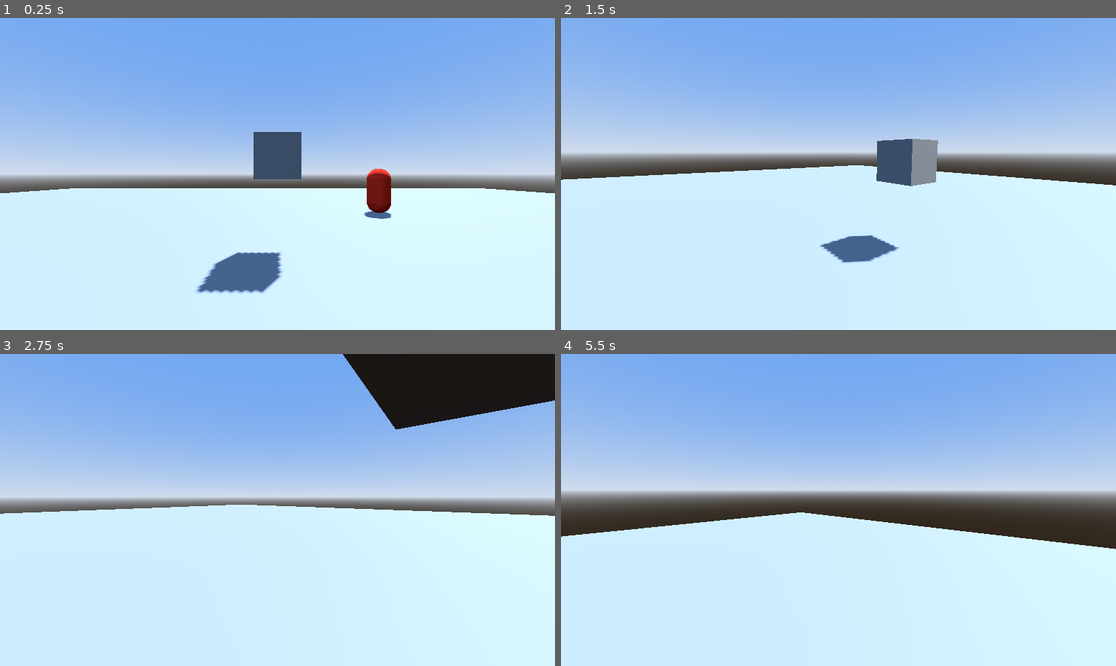
Above: before the commit, frames 1-4 (two rows, left to right).
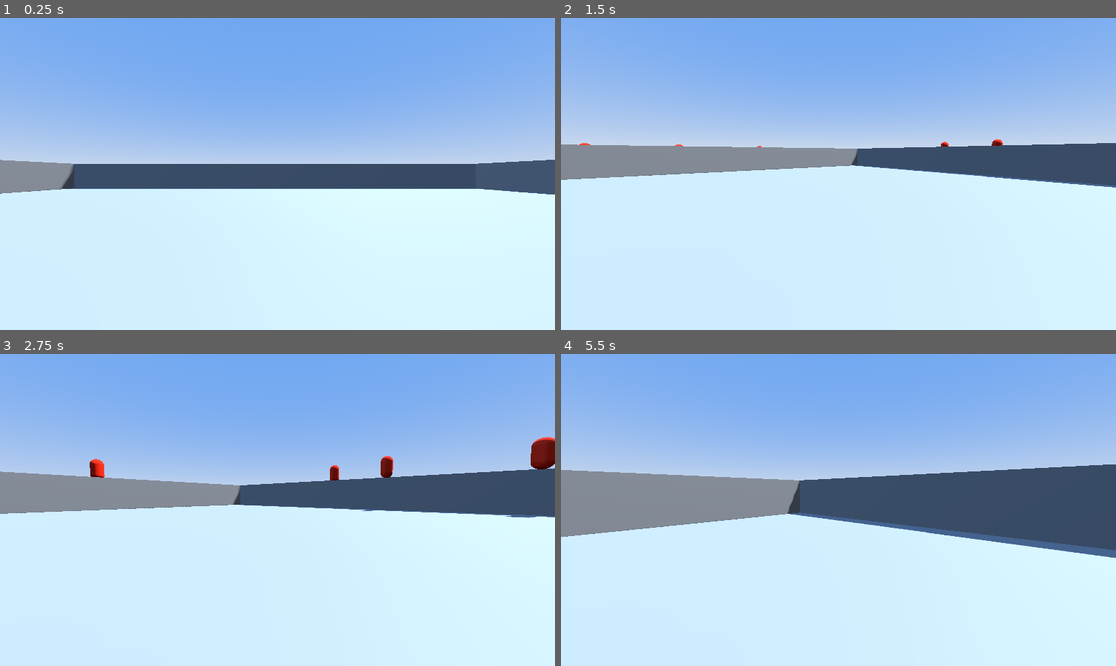
Above: after the commit, the same moments.

Repository: SlipperyMarker/UndeadsAwaitFirstExperiment
Game: Godot game, scene res://Scene/TestingGround.tscn
The game is run twice, just before and just after one commit, with the same random seed, the same clock (stepped at 60 frames per second) and the same inputs.
Inputs (mouse positions are in pixels of both pictures, inside the frame that each line leads up to):
- Up to frame 1 (0.25 s): no input
- Up to frame 2 (1.5 s): tap Enter at 0.5 s; move the mouse to (960, 158) at 0.52 s; press the mouse at (960, 158) at 0.53 s; hold D (MoveRight) 0.53-1.28 s; tap Space (Jump) at 0.77 s; move the mouse to (810, 174) at 1.27 s; release the mouse at (810, 174) at 1.28 s; hold W (MoveForward) from 1.28 s (still down); tap Ctrl (Crouch) at 1.35 s
- Up to frame 3 (2.75 s): keep holding W (MoveForward); tap Space (Jump) at 1.52 s; click (249, 510) at 1.55 s; move the mouse to (288, 503) at 2.02 s; hold Shift (MoveFast) from 2.03 s (still down); click (288, 503) at 2.3 s
- Up to frame 4 (5.5 s): keep holding W (MoveForward); move the mouse to (832, 516) at 2.77 s; release Shift (MoveFast) at 2.78 s; click (832, 516) at 2.85 s; tap Space (Jump) at 3.02, 3.77, 4.52 s; move the mouse to (877, 513) at 3.52 s; press the mouse at (877, 513) at 3.53 s; move the mouse to (794, 506) at 4.27 s; release the mouse at (794, 506) at 4.28 s; tap Ctrl (Crouch) at 4.35 s; click (794, 506) at 4.55 s; move the mouse to (844, 510) at 5.02 s; hold Shift (MoveFast) from 5.03 s (still down); click (844, 510) at 5.3 s

The runs differ from the first frame. In frame 1, 11% of the frame differs, in the area x 0-100%, y 36-89%; in frame 2, 9.8%; in frame 3, 18%; in frame 4, 18%, in the area x 0-100%, y 35-66%.

Commit message:
i have no mouth and i most scream
end the suffering end the suffering end the suffering end the suffering end the suffering end the suffering end the suffering end the suffering end the suffering end the suffering end the suffering end the suffering end the suffering end the suffering end the suffering end the suffering end the suffering end the suffering end the suffering end the suffering end the suffering end the suffering end the suffering end the suffering

Diff:
--- a/Code/HostileNormalBrain.gd
+++ b/Code/HostileNormalBrain.gd
@@ -4,8 +4,8 @@
 #-----Variables-----#
 #Editor-Accesible Variables (you'll thank yourself later)
 @export_category("Dynamic Values")
-@export var MaxHealth:float=3
-@export var Health:float=3
+@export var MaxHealth:float=7
+@export var Health:float=7
 @export var Damage:float=1.5
 @export_category("Hostile Movement Properties")
 @export var Speed:float=5
@@ -13,3 +13,48 @@
 @export var DashDistance:float=5
 @export var SprintMultiplier:float=1.25
 @export var Stamina:float=10
+@export var rot_speed: float = 6.0
+@export var stop_dist: float = 1.5
+@onready var Player=%RootPlayer
+var ok:=true
+#Logics
+func _process(delta: float) -> void:
+	if %RayCast3D.is_colliding():
+		var Collided:Node=%RayCast3D.get_collider()
+		if Collided and is_instance_valid(Collided) and Collided.has_method("DamageMe"):
+			Collided.DamageMe(Damage)
+	if self.position.y<=-5 and is_instance_valid(self):
+		queue_free()
+		print("free")
+func DamageMe(addedDamage:float)->void:
+	Health-=addedDamage
+	if Health<=0:
+		KillMe()
+	ok=false
+	apply_impulse(basis.y*5, basis.z*0.05)
+	await get_tree().create_timer(3.5).timeout
+	ok=true
+func KillMe()->void:
+	self.queue_free()
+
+#Ai-generated code because i am running out of time
+func _integrate_forces(s):
+	if ok:
+		rotation.x=0
+		rotation.z=0
+		if not Player: return
+		var to = Player.global_position - global_position
+		var dist = to.length()
+		# Rotate toward player
+		if dist > 0.001:
+			var fwd = -global_transform.basis.z
+			var dir = to.normalized()
+			if fwd.dot(dir) < 0.9999:
+				var axis = fwd.cross(dir).normalized()
+				if axis.length() < 0.001: axis = Vector3.UP
+				s.angular_velocity = axis * min(fwd.angle_to(dir) / s.step, rot_speed)
+			else:
+				s.angular_velocity = Vector3.ZERO
+		# Move toward player
+		s.linear_velocity = s.linear_velocity.lerp(
+			Vector3.ZERO if dist <= stop_dist else to.normalized() * Speed,0.15 if dist > stop_dist else 0.1)
--- a/Code/PlayerBrain.gd
+++ b/Code/PlayerBrain.gd
@@ -19,31 +19,58 @@
 const RotationSpeed:float=0.001
 @export_range(0.1,9.9) var RotationSpeedMultiplier:float=1
 @export var RotationVerticalClamp:=deg_to_rad(85)
-
+#temporary attack system properties
+@export_range(0,50,0.5) var AttackRangeSetter :float=20
+@export var PlayerDamage:float = 3
+var alive:=true
+var damaged:=false
+@export var DamageShield:float=2
 #-----Instanciation-----#
 #to use / interactw with the functions from another script, instanciate them here (outside of any functions). also check out static variables.
 var _PlayerMovement=PlayerMovement.new()
 var _PlayerMovementLook=PlayerMovementLook.new()
-
+var _HostileBrain=HostileBrain.new()
 #-----First-Time Call-----#
 
 func _ready() -> void:
 	#Setter Functions
 	_PlayerMovement.VarHandler(self,%Camera3D,%CollisionShape3DStanding,%CollisionShape3DCrouch,Speed,Velocity,JumpVelocity,DashDistance,SprintMultiplier,CrouchMultiplier,CrouchHeight,Stamina) #physical movement
 	_PlayerMovementLook.VarHandler(self,%Camera3D,RotationSpeed,RotationSpeedMultiplier,RotationVerticalClamp) #look around (mouse) movement
+	#variable setup
+	var AttackRange:float=AttackRangeSetter*-1
+	%RayCast3D.target_position.z=AttackRange
 
 #-----Per-Frame Call------#
 
 func _process(delta: float) -> void:
 	#"Walking" Movement
-	_PlayerMovement.InputHandler(delta)
+	if alive:
+		_PlayerMovement.InputHandler(delta)
+		move_and_slide()
 	_PlayerMovement.GravityHandler(delta)
 	#relocated "move_and_slide()" to this script after asking deepseek about the movement code and if the class it extends …(215 unchanged characters)…
-	move_and_slide()
 
 func _physics_process(delta: float) -> void:
 	#Camera Movement (its a little bit bad, there's a "Rubber band" effect when you drag your mouse too hard / fast and hit the vertical degree limit: it overshoots then corrects its self its kinda annoying.)
-	_PlayerMovementLook.MovementHandler()
+	if alive:
+		_PlayerMovementLook.MovementHandler()
+	#temporary Enemy Attacker Handler
+		if %RayCast3D.is_colliding():
+			var Collided:Node=%RayCast3D.get_collider()
+			if Collided and is_instance_valid(Collided) and Input.is_action_just_pressed("Select") and Collided.has_method("DamageMe"):
+				Collided.DamageMe(PlayerDamage)
+
+func DamageMe(EnemyDamage)->void:
+	if !damaged:
+		print("attacked!")
+		Health-=EnemyDamage
+		damaged=true
+		await get_tree().create_timer(DamageShield).timeout
+		damaged=false
+	if Health<=0:
+		KillMe()
+func KillMe()->void:
+	alive=false
 
 #-----Per-Input Call-----#
 
--- /dev/null
+++ b/Code/SpawnHostileNormal.gd
@@ -0,0 +1,19 @@
+extends Node3D
+@export var Cooldown :=21.5
+var spawnenable:=true
+var HostileScript=HostileBrain.new()
+@export var player:Node
+# Called every frame. 'delta' is the elapsed time since the previous frame.
+func _process(delta: float) -> void:
+	"""if spawnenable:
+		for i in 10:
+			SpawnZombie()
+		spawnenable=false
+		await get_tree().create_timer(Cooldown).timeout
+		spawnenable=true
+"""
+func SpawnZombie()->void:
+	var NewEnemy = preload("res://Prefab/Entity/HostileNormal.tscn").instantiate()
+	%PathFollow3D.progress_ratio = randf()
+	add_child(NewEnemy)  # Now it's in the tree
+	NewEnemy.global_position = %PathFollow3D.global_position
--- a/Prefab/Character/Player.tscn
+++ b/Prefab/Character/Player.tscn
@@ -22,12 +22,18 @@
 axis_lock_angular_z = true
 script = ExtResource("1_fr4uk")
 RotationSpeedMultiplier = 3.051
+AttackRangeSetter = 37.5
 
 [node name="Camera3D" type="Camera3D" parent="." unique_id=519775748]
 unique_name_in_owner = true
 transform = Transform3D(1, 0, 0, 0, 1, 0, 0, 0, 1, 0, 0.75, 0)
 cull_mask = 524287
 current = true
+
+[node name="RayCast3D" type="RayCast3D" parent="Camera3D" unique_id=1715435344]
+unique_name_in_owner = true
+transform = Transform3D(1, 0, 0, 0, 1, 0, 0, 0, 1, 0, -0.18, 0)
+collision_mask = 4
 
 [node name="CollisionShape3DStanding" type="CollisionShape3D" parent="." unique_id=203953192]
 unique_name_in_owner = true
--- a/Prefab/Entity/HostileNormal.tscn
+++ b/Prefab/Entity/HostileNormal.tscn
@@ -20,3 +20,8 @@
 
 [node name="CollisionShape3D" type="CollisionShape3D" parent="." unique_id=1576014454]
 shape = SubResource("CapsuleShape3D_dcp6d")
+
+[node name="RayCast3D" type="RayCast3D" parent="." unique_id=630875987]
+unique_name_in_owner = true
+target_position = Vector3(0, 0, -2)
+collision_mask = 2
--- /dev/null
+++ b/Prefab/NonInteractable/GroundMesh.tscn
@@ -0,0 +1,16 @@
+[gd_scene format=3 uid="uid://dyqfg366jek18"]
+
+[sub_resource type="PlaneMesh" id="PlaneMesh_f56lk"]
+size = Vector2(50, 50)
+
+[sub_resource type="ConvexPolygonShape3D" id="ConvexPolygonShape3D_6ti6y"]
+points = PackedVector3Array(-25, 0, -25, -25, 0, 25, 25, 0, -25, 25, 0, 25)
+
+[node name="MeshGround" type="MeshInstance3D" unique_id=2113980933]
+mesh = SubResource("PlaneMesh_f56lk")
+
+[node name="StaticBody3D" type="StaticBody3D" parent="." unique_id=1844325826]
+collision_mask = 0
+
+[node name="CollisionShape3D" type="CollisionShape3D" parent="StaticBody3D" unique_id=1211973789]
+shape = SubResource("ConvexPolygonShape3D_6ti6y")
--- a/Scene/TestingGround.tscn
+++ b/Scene/TestingGround.tscn
@@ -1,13 +1,9 @@
 [gd_scene format=3 uid="uid://dnyoqqvu2qjht"]
 
+[ext_resource type="Script" uid="uid://syivbrykmoro" path="res://Code/SpawnHostileNormal.gd" id="1_4ri7c"]
 [ext_resource type="PackedScene" uid="uid://dcvx6mwanr8ij" path="res://Prefab/Character/Player.tscn" id="1_ohjr4"]
+[ext_resource type="PackedScene" uid="uid://dyqfg366jek18" path="res://Prefab/NonInteractable/GroundMesh.tscn" id="2_4ri7c"]
 [ext_resource type="PackedScene" uid="uid://dgcra1cy8ecq0" path="res://Prefab/Entity/HostileNormal.tscn" id="2_fi3qu"]
-
-[sub_resource type="PlaneMesh" id="PlaneMesh_f56lk"]
-size = Vector2(50, 50)
-
-[sub_resource type="ConvexPolygonShape3D" id="ConvexPolygonShape3D_6ti6y"]
-points = PackedVector3Array(-25, 0, -25, -25, 0, 25, 25, 0, -25, 25, 0, 25)
 
 [sub_resource type="ProceduralSkyMaterial" id="ProceduralSkyMaterial_6ti6y"]
 sky_top_color = Color(0.43010014, 0.6501944, 0.9486361, 1)
@@ -24,26 +20,23 @@
 ssao_enabled = true
 glow_enabled = true
 
-[node name="RootMaster" type="Node3D" unique_id=1856344525]
+[sub_resource type="Curve3D" id="Curve3D_4ri7c"]
+closed = true
+_data = {
+"points": PackedVector3Array(0, 0, 0, 0, 0, 0, 33.497585, -0.19203663, 20.674526, 0, 0, 0, 0, 0, 0, 32.762997, 0.06090355, -23.525982, 0, 0, 0, 0, 0, 0, 24.25294, 1.2732573, -33.428078, 0, 0, 0, 0, 0, 0, -23.145481, 1.286993, -33.3579, 0, 0, 0, 0, 0, 0, -31.82635, 0.6048298, -23.663528, 0, 0, 0, 0, 0, 0, -31.275785, 0.7934742, 20.84556, 0, 0, 0, 0, 0, 0, -22.866243, 1.3478165, 33.209297, 0, 0, 0, 0, 0, 0, 21.784557, 1.0168247, 34.80173),
+"tilts": PackedFloat32Array(0, 0, 0, 0, 0, 0, 0, 0)
+}
+point_count = 8
+
+[node name="RootMaster" type="Node3D" unique_id=1856344525 node_paths=PackedStringArray("player")]
+script = ExtResource("1_4ri7c")
+player = NodePath("RootPlayer")
 
 [node name="RootPlayer" parent="." unique_id=1418432344 instance=ExtResource("1_ohjr4")]
+unique_name_in_owner = true
 transform = Transform3D(1, 0, 0, 0, 1, 0, 0, 0, 1, 0, 1, 0)
 
 [node name="RootEnvironment" type="Node3D" parent="." unique_id=2004770224]
-
-[node name="MeshGround" type="MeshInstance3D" parent="RootEnvironment" unique_id=1171383636]
-mesh = SubResource("PlaneMesh_f56lk")
-
-[node name="StaticBody3D" type="StaticBody3D" parent="RootEnvironment/MeshGround" unique_id=225975344]
-collision_mask = 0
-
-[node name="CollisionShape3D" type="CollisionShape3D" parent="RootEnvironment/MeshGround/StaticBody3D" unique_id=2046557251]
-shape = SubResource("ConvexPolygonShape3D_6ti6y")
-
-[node name="CSGBox3D" type="CSGBox3D" parent="RootEnvironment/MeshGround" unique_id=1026388791]
-transform = Transform3D(1, 0, 0, 0, 1, 0, 0, 0, 1, 0, 2.1349924, -4.777769)
-use_collision = true
-collision_mask = 0
 
 [node name="LightDirectional" type="DirectionalLight3D" parent="RootEnvironment" unique_id=2144958780]
 transform = Transform3D(-0.8660254, -0.43301278, 0.25, 0, 0.49999997, 0.86602545, -0.50000006, 0.75, -0.43301266, 0, 0, 0)
@@ -52,5 +45,96 @@
 [node name="WorldEnvironment" type="WorldEnvironment" parent="RootEnvironment" unique_id=775454772]
 environment = SubResource("Environment_fkdi6")
 
-[node name="RootHostileNormal" parent="." unique_id=1284982535 instance=ExtResource("2_fi3qu")]
-transform = Transform3D(1, 0, 0, 0, 1, 0, 0, 0, 1, 4.5708055, 1, -9.1850815)
+[node name="ground" type="Node" parent="RootEnvironment" unique_id=812840005]
+
+[node name="MeshGround3" parent="RootEnvironment/ground" unique_id=2113980933 instance=ExtResource("2_4ri7c")]
+transform = Transform3D(0.9999999, 0, 0, 0, 0.97907454, -0.09055833, 0, 0.20350185, 0.4356882, 0, 0.825, 35.724632)
+
+[node name="MeshGround4" parent="RootEnvironment/ground" unique_id=1084901929 instance=ExtResource("2_4ri7c")]
+transform = Transform3D(0.9999999, 0, 0, 0, 0.9813664, 0.08550498, 0, -0.19214606, 0.4367081, 0, 0.825, -35.71749)
+
+[node name="MeshGround" parent="RootEnvironment/ground" unique_id=349308529 instance=ExtResource("2_4ri7c")]
+
+[node name="MeshGround6" parent="RootEnvironment/ground" unique_id=476034596 instance=ExtResource("2_4ri7c")]
+transform = Transform3D(-5.2453664e-09, -1, 0, 0.12, -4.371139e-08, 0, 0, 0, 1, 24.151287, 0, 0)
+
+[node name="MeshGround7" parent="RootEnvironment/ground" unique_id=1082046583 instance=ExtResource("2_4ri7c")]
+transform = Transform3D(5.2453664e-09, 1, -8.742278e-08, 0.12, -4.371139e-08, 0, -4.585645e-16, -8.742278e-08, -1, -24.810844, 0, 0)
+
+[node name="MeshGround8" parent="RootEnvironment/ground" unique_id=2052950831 instance=ExtResource("2_4ri7c")]
+transform = Transform3D(2.2928226e-16, 4.371139e-08, 1, 0.12, -4.371139e-08, 0, 5.2453664e-09, 1, -4.371139e-08, 0, 0, -24.779478)
+
+[node name="MeshGround9" parent="RootEnvironment/ground" unique_id=1471462990 instance=ExtResource("2_4ri7c")]
+transform = Transform3D(2.2928226e-16, 4.371139e-08, -1, 0.12, -4.371139e-08, 0, -5.2453664e-09, -1, -4.371139e-08, 0, 0, 24.974783)
+
+[node name="MeshGround2" parent="RootEnvironment/ground" unique_id=35436296 instance=ExtResource("2_4ri7c")]
+transform = Transform3D(0.25529, 0.32556817, 0, -0.0879034, 0.94551855, 0, 0, 0, 1, 30.5439, 0.825, 0)
+
+[node name="MeshGround5" parent="RootEnvironment/ground" unique_id=2032763182 instance=ExtResource("2_4ri7c")]
+transform = Transform3D(0.25542262, -0.3241375, 0, 0.08751712, 0.9460098, 0, 0, 0, 1, -31.183773, 0.825, 0)
+
+[node name="Path3D" type="Path3D" parent="." unique_id=274034335]
+transform = Transform3D(0.635, 0, 0, 0, 0.635, 0, 0, 0, 0.635, 0, 4.165, 0)
+curve = SubResource("Curve3D_4ri7c")
+
+[node name="PathFollow3D" type="PathFollow3D" parent="Path3D" unique_id=38229339]
+unique_name_in_owner = true
+transform = Transform3D(0.99985904, 9.507723e-05, 0.016616749, 7.275937e-12, 0.99997437, -0.0057216296, -0.01661712, 0.0057208366, 0.9998367, 33.497585, -0.19203663, 20.674526)
+
+[node name="enemies" type="Node" parent="." unique_id=942586618]
+
+[node name="RootHostileNormal" parent="enemies" unique_id=1284982535 instance=ExtResource("2_fi3qu")]
+unique_name_in_owner = true
+transform = Transform3D(1, 0, 0, 0, 1, 0, 0, 0, 1, -34.067883, 2.5597572, 0.8762188)
+
+[node name="RootHostileNormal2" parent="enemies" unique_id=879610466 instance=ExtResource("2_fi3qu")]
+unique_name_in_owner = true
+transform = Transform3D(1, 0, 0, 0, 1, 0, 0, 0, 1, -34.067883, 2.5597572, 9.779499)
+
+[node name="RootHostileNormal3" parent="enemies" unique_id=1773932940 instance=ExtResource("2_fi3qu")]
+unique_name_in_owner = true
+transform = Transform3D(1, 0, 0, 0, 1, 0, 0, 0, 1, -34.067883, 2.5597572, -10.381445)
+
+[node name="RootHostileNormal4" parent="enemies" unique_id=1173110206 instance=ExtResource("2_fi3qu")]
+unique_name_in_owner = true
+transform = Transform3D(1, 0, 0, 0, 1, 0, 0, 0, 1, -14.0165615, 2.5597572, -34.37001)
+
+[node name="RootHostileNormal5" parent="enemies" unique_id=747956708 instance=ExtResource("2_fi3qu")]
+unique_name_in_owner = true
+transform = Transform3D(1, 0, 0, 0, 1, 0, 0, 0, 1, -6.890779, 2.5597572, -34.37001)
+
+[node name="RootHostileNormal6" parent="enemies" unique_id=1372104109 instance=ExtResource("2_fi3qu")]
+unique_name_in_owner = true
+transform = Transform3D(1, 0, 0, 0, 1, 0, 0, 0, 1, 6.1443276, 2.5597572, -34.37001)
+
+[node name="RootHostileNormal7" parent="enemies" unique_id=2047250871 instance=ExtResource("2_fi3qu")]
+unique_name_in_owner = true
+transform = Transform3D(1, 0, 0, 0, 1, 0, 0, 0, 1, 12.852856, 2.5597572, -34.37001)
+
+[node name="RootHostileNormal8" parent="enemies" unique_id=641313639 instance=ExtResource("2_fi3qu")]
+unique_name_in_owner = true
+transform = Transform3D(1, 0, 0, 0, 1, 0, 0, 0, 1, 31.116512, 2.5597572, -21.630817)
+
+[node name="RootHostileNormal9" parent="enemies" unique_id=847587705 instance=ExtResource("2_fi3qu")]
+unique_name_in_owner = true
+transform = Transform3D(1, 0, 0, 0, 1, 0, 0, 0, 1, 30.100613, 2.5597572, -9.683533)
+
+[node name="RootHostileNormal10" parent="enemies" unique_id=335901581 instance=ExtResource("2_fi3qu")]
+unique_name_in_owner = true
+transform = Transform3D(1, 0, 0, 0, 1, 0, 0, 0, 1, 32.334484, 2.5597572, 8.164429)
+
+[node name="RootHostileNormal11" parent="enemies" unique_id=1340739514 instance=ExtResource("2_fi3qu")]
+unique_name_in_owner = true
+transform = Transform3D(1, 0, 0, 0, 1, 0, 0, 0, 1, 20.990421, 2.5597572, 33.95162)
+
+[node name="RootHostileNormal12" parent="enemies" unique_id=33878676 instance=ExtResource("2_fi3qu")]
+unique_name_in_owner = true
+transform = Transform3D(1, 0, 0, 0, 1, 0, 0, 0, 1, 10.93836, 2.5597572, 33.95162)
+
+[node name="RootHostileNormal13" parent="enemies" unique_id=2114851958 instance=ExtResource("2_fi3qu")]
+unique_name_in_owner = true
+transform = Transform3D(1, 0, 0, 0, 1, 0, 0, 0, 1, -0.68102455, 2.5597572, 33.95162)
+
+[node name="RootHostileNormal14" parent="enemies" unique_id=461896860 instance=ExtResource("2_fi3qu")]
+unique_name_in_owner = true
+transform = Transform3D(1, 0, 0, 0, 1, 0, 0, 0, 1, -9.173368, 2.5597572, 33.95162)
Not shown, added: Code/SpawnHostileNormal.gd.uid
